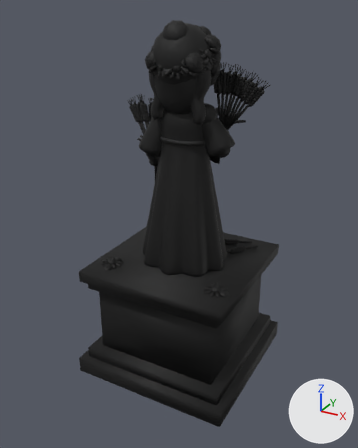
The glTF model models/statues/Ceres.glb, before and after one commit.
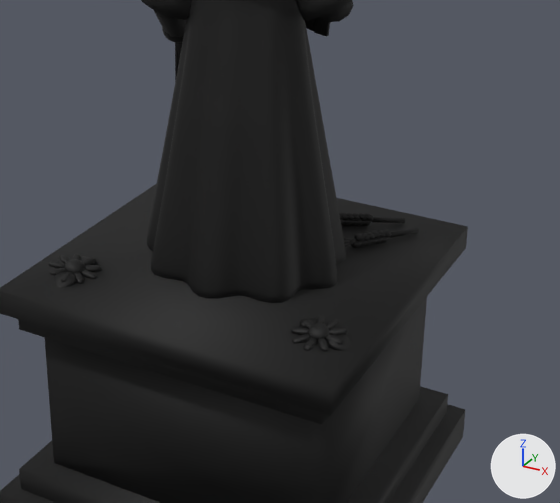
Each version is shown whole from a 50 mm camera at (8.77, -16.4, 14.53) aimed at (-0.08, -0.32, 6.49), then close up on the part from 22% to 89% of the width and 33% to 81% of the height. Arrows for +X, +Y and +Z are at lower right; the lights stay in place. The last two pictures show the newer version.

The first close-up shows 'Outline', 'OutlineGrain', 'OutlineGrain2'.
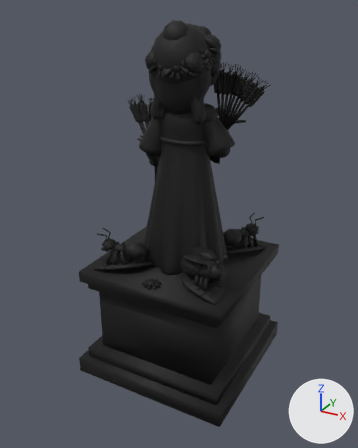
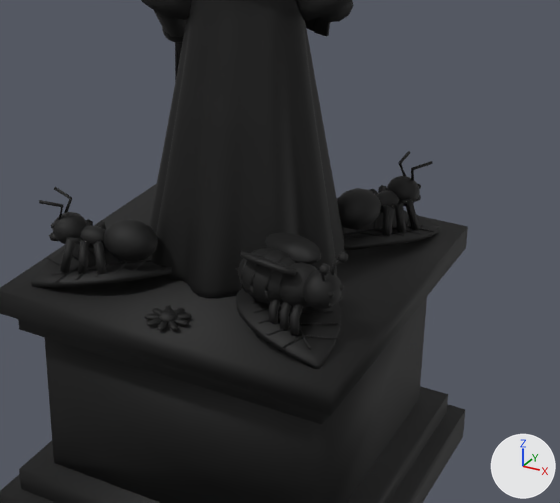
The change in detail:
me_outlinegrain is used by ob_outlinegrain; location (0.0, 0.0, 0.0).
me_outlinegrain had 6662 vertices, 12372 faces and spanned x -3.07..2.93, y -2.41..2.97, z 4.75..13.93.
me_outlinegrain now has 8178 vertices, 15262 faces and spans x -3.07..2.84, y -2.99..2.93, z 4.83..13.93.
me_outlinegrain part 1: the loose piece of 12 vertices spanning x 1.38..1.62, y 1.0..1.32, z 4.97..5.02 is copied, and the copy is multiplied about its middle by the matrix ((-1.403, -1.11, -0.198), (1.121, -1.407, -0.055), (-0.121, -0.166, 1.788)), then moved by (0.79, -3.05, 0.11); it spans x 1.97..2.62, y -1.99..-1.78, z 5.03..5.17.
me_outlinegrain part 2: the loose piece of 12 vertices spanning x 1.38..1.62, y 1.0..1.32, z 4.97..5.02 is copied, and the copy is multiplied about its middle by the matrix ((-1.098, -1.059, -0.116), (1.063, -1.1, -0.02), (-0.069, -0.095, 1.525)), then moved by (0.99, -3.32, 0.07); it spans x 2.2..2.77, y -2.22..-2.09, z 5.01..5.12.
me_outlinegrain part 3: the loose piece of 66 vertices spanning x 2.14..2.49, y -2.04..-1.69, z 4.83..5.07 is multiplied about its middle by the matrix ((-0.803, -0.12, -0.052), (0.127, -0.795, -0.12), (-0.033, -0.127, 0.803)), then moved by (-1.39, 4.48, 0.0).
me_outlinegrain part 4: 25 loose pieces with 730 vertices, spanning x -2.76..2.93, y -2.41..2.97, z 4.75..5.07, are deleted.
me_outlinegrain part 5: 102 vertices moved from x -2.35..2.41, y 1.19..2.67, z 4.82..5.08 to x -2.71..2.77, y 0.7..2.72, z 4.83..5.58; 260 vertices removed from x -2.36..2.38, y 1.0..2.57, z 4.82..5.07; 1161 vertices added at x -2.71..2.77, y 0.7..2.93, z 4.83..6.31.
me_outlinegrain part 6: 1165 vertices added at x -2.87..2.67, y -2.99..-0.8, z 4.85..6.31.
Other edits to the shape of me_outlinegrain do not show in these pictures.
me_outlinegrain2 is used by ob_outlinegrain2; location (0.0, 0.0, 0.0).
me_outlinegrain2 had 6405 vertices, 11900 faces and spanned x -3.15..2.93, y -2.57..2.78, z 4.75..13.92.
me_outlinegrain2 now has 8003 vertices, 14950 faces and spans x -3.15..2.93, y -2.96..2.96, z 4.83..13.92.
me_outlinegrain2 part 7: 31 loose pieces with 846 vertices, spanning x -2.76..2.76, y -2.57..2.78, z 4.75..5.11, are deleted.
me_outlinegrain2 part 8: 11 vertices moved from x -2.41..-1.54, y 1.69..2.62, z 4.86..5.04 to x -2.77..-1.09, y 0.95..2.19, z 5.08..6.19; 93 vertices removed from x -2.6..-1.49, y 1.63..2.66, z 4.79..5.06; 1893 vertices added at x -2.81..2.71, y -2.96..2.63, z 4.83..6.31.
me_outlinegrain2 part 9: 15 vertices moved from x 0.57..1.62, y 1.01..2.19, z 4.88..5.0 to x 1.8..2.07, y 1.53..2.62, z 5.14..5.65; 57 vertices removed from x 0.57..1.62, y 1.0..2.35, z 4.88..5.12; 635 vertices added at x 0.59..2.5, y 0.8..2.96, z 4.9..6.25.
Other edits to the shape of me_outlinegrain2 do not show in these pictures.

What differs and where, as boxes (x1, y1, x2, y2) in the close-ups (560 x 503 px; the box of a moved part takes in the faces that stretch with it):
'OutlineGrain2', reshaped: before (49, 212, 392, 351); after (31, 151, 433, 369)
'OutlineGrain', reshaped (8% wider): before (48, 17, 419, 351); after (39, 17, 441, 349)
part 1 of me_outlinegrain, added: after (299, 323, 339, 326)
part 2 of me_outlinegrain, added: after (304, 335, 339, 340)
part 3 of me_outlinegrain, moved or reshaped (not visible afterwards): before (307, 323, 330, 342)
part 4 of me_outlinegrain, deleted: before (48, 220, 389, 351)
part 5 of me_outlinegrain, built on: before (344, 217, 419, 248); after (343, 176, 441, 250)
part 6 of me_outlinegrain, added: after (39, 187, 348, 349)
part 7 of me_outlinegrain2, deleted: before (49, 212, 392, 351)
part 8 of me_outlinegrain2, built on (black): after (31, 212, 340, 369)
part 9 of me_outlinegrain2, built on: before (344, 213, 374, 247); after (337, 151, 433, 236)
